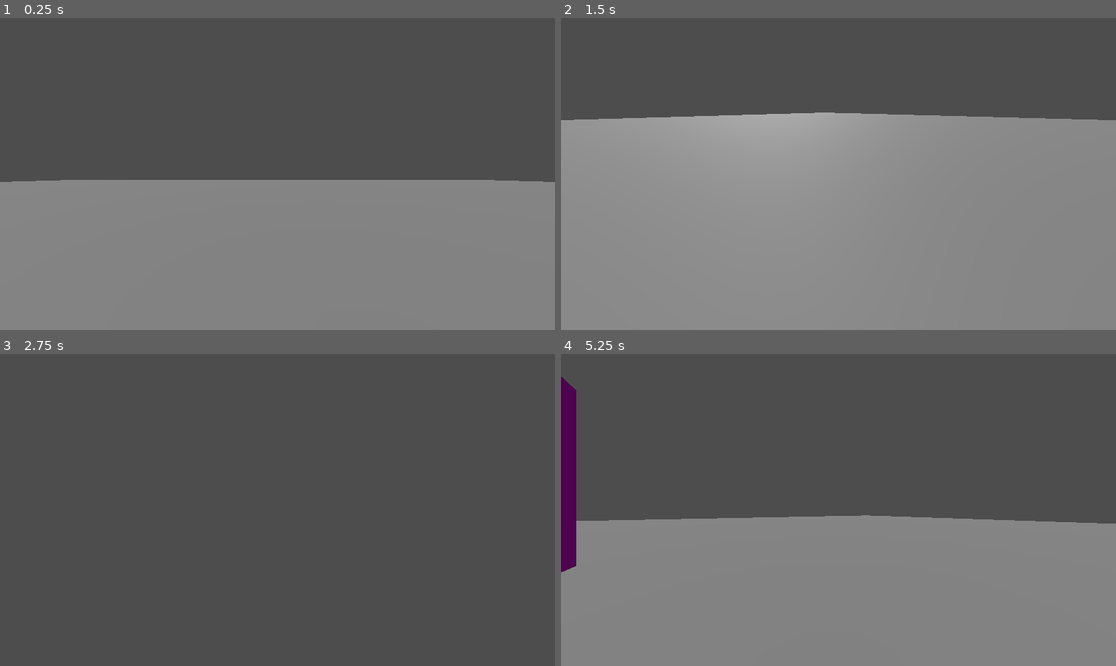
Above: before the commit, frames 1-4 (two rows, left to right).
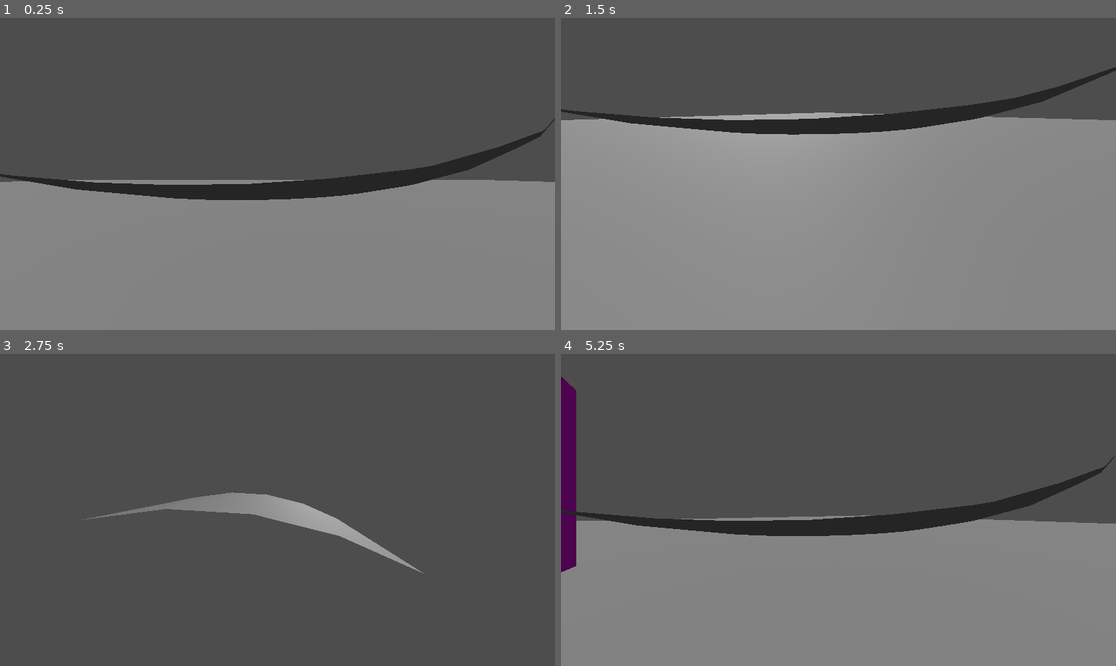
Above: after the commit, the same moments.

Repository: WNPendleton/ggj24
Game: Godot game, scene res://scenes/humanhyenagame.tscn
Same seed, same stepped clock (60 frames per second), same inputs: the game is played once before the commit and once after it. This scene is started directly instead of the project's main scene.
Inputs (mouse positions are in pixels of both pictures, inside the frame that each line leads up to):
- Up to frame 1 (0.25 s): no input
- Up to frame 2 (1.5 s): tap Enter at 0.5 s; move the mouse to (960, 158) at 0.52 s; hold D (strafe-right) 0.53-1.28 s; tap Space (jump) at 0.77 s; move the mouse to (727, 189) at 1.27 s; hold S (backward) from 1.28 s (still down)
- Up to frame 3 (2.75 s): tap Space (jump) at 1.52, 2 s; move the mouse to (333, 441) at 2.02 s; release S (backward) at 2.03 s; hold D (strafe-right) from 2.03 s (still down)
- Up to frame 4 (5.25 s): tap Enter at 2.75, 4.25 s; move the mouse to (810, 572) at 2.77 s; release D (strafe-right) at 2.78 s; hold W (forward) 2.78-3.53 s; tap Space (jump) at 3.02, 3.5, 3.77, 4.52, 5 s; move the mouse to (1005, 556) at 3.52 s; hold A (strafe-left) 3.53-5.03 s; move the mouse to (672, 463) at 4.27 s; move the mouse to (866, 510) at 5.02 s; hold S (backward) from 5.03 s (still down)

The runs differ from the first frame. In frame 1, 4.0% of the frame differs, in the area x 0-100%, y 32-59%; in frame 2, 3.7%; in frame 3, 2.4%; in frame 4, 4.0%.

Commit message:
fixing rotations

Diff:
--- a/prefabs/player_character.tscn
+++ b/prefabs/player_character.tscn
@@ -14,18 +14,22 @@
 properties/1/path = NodePath(".:position")
 properties/1/spawn = true
 properties/1/replication_mode = 1
+properties/2/path = NodePath(".:rotation")
+properties/2/spawn = true
+properties/2/replication_mode = 1
 
 [sub_resource type="SceneReplicationConfig" id="SceneReplicationConfig_h6muu"]
 properties/0/path = NodePath("PlayerInput:direction")
 properties/0/spawn = false
 properties/0/replication_mode = 1
 
+[sub_resource type="CapsuleMesh" id="CapsuleMesh_hufik"]
+
 [node name="CharacterBody3D" type="CharacterBody3D"]
 transform = Transform3D(1, 0, 0, 0, 1, 0, 0, 0, 1, 0, 2.265, 0)
 script = ExtResource("1_tlqjf")
 
 [node name="Camera" type="Camera3D" parent="."]
-current = true
 
 [node name="Collider" type="CollisionShape3D" parent="."]
 shape = SubResource("CapsuleShape3D_1h4gf")
@@ -39,3 +43,7 @@
 [node name="PlayerInput" type="MultiplayerSynchronizer" parent="."]
 replication_config = SubResource("SceneReplicationConfig_h6muu")
 script = ExtResource("2_itt7v")
+
+[node name="face" type="MeshInstance3D" parent="."]
+transform = Transform3D(0.0281102, 0, 0.435009, 0, 0.102997, 0, -0.837227, 0, 0.0146056, -0.0133359, 0.0711384, -0.425378)
+mesh = SubResource("CapsuleMesh_hufik")
--- a/scripts/humanhyenagame.gd
+++ b/scripts/humanhyenagame.gd
@@ -7,22 +7,15 @@
 	if not multiplayer.is_server():
 		return
 
-	multiplayer.peer_connected.connect(add_player)
-
 	for id in multiplayer.get_peers():
 		add_player(id)
-
 
 # Called every frame. 'delta' is the elapsed time since the previous frame.
 func _process(delta):
 	pass
 
-func _exit_tree():
-	if not multiplayer.is_server():
-		return
-	multiplayer.peer_connected.disconnect(add_player)
-
 func add_player(id: int):
+	print("adding player" + str(id))
 	var character = preload("res://prefabs/player_character.tscn").instantiate()
 	character.player = id
 	var pos := Vector2.from_angle(randf() * 2 * PI)
Not shown: 1 places in prefabs/player_character.tscn that only renumber resources
